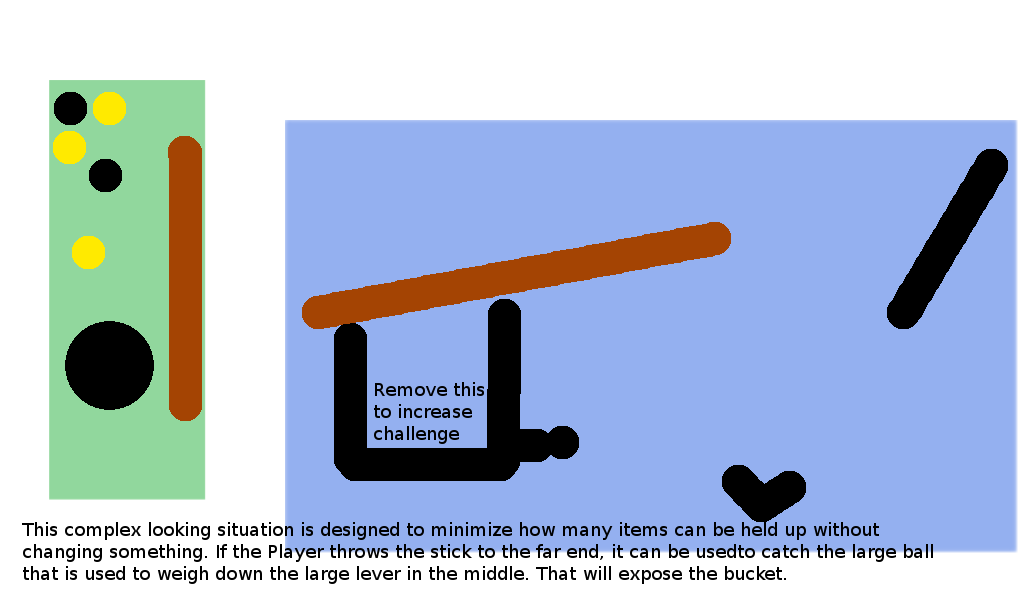
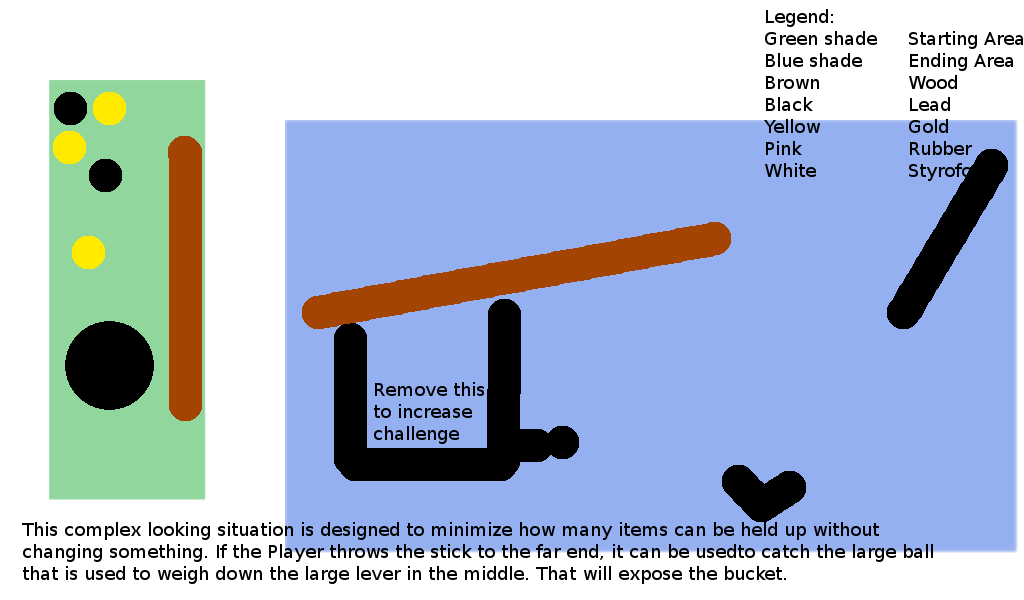
The second 1024 × 600 image is a revision of the first. Changes to its layers:
added layer "Legend: ..." above "Stuff" over [764, 9, 1023, 181]
